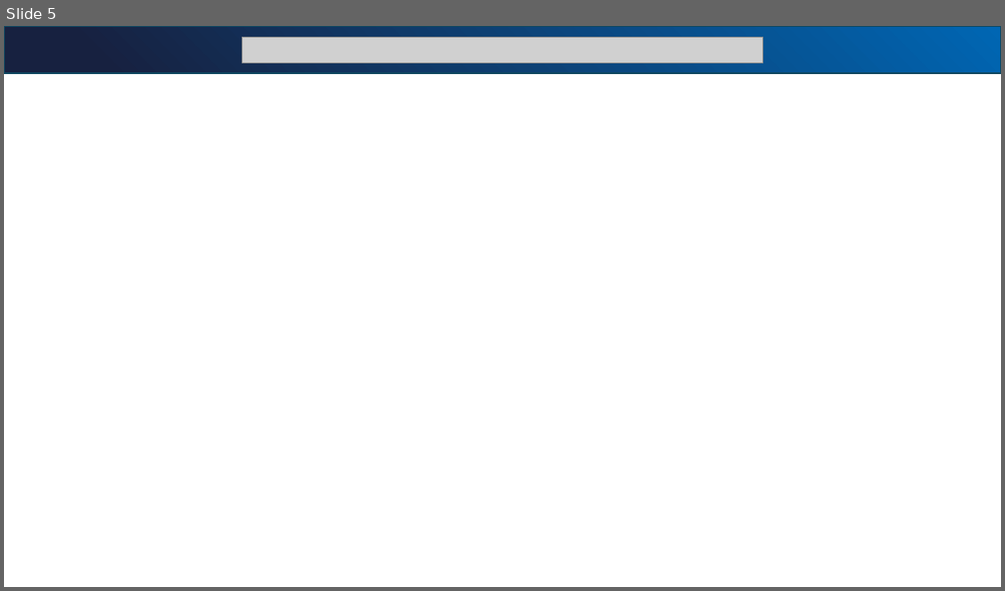
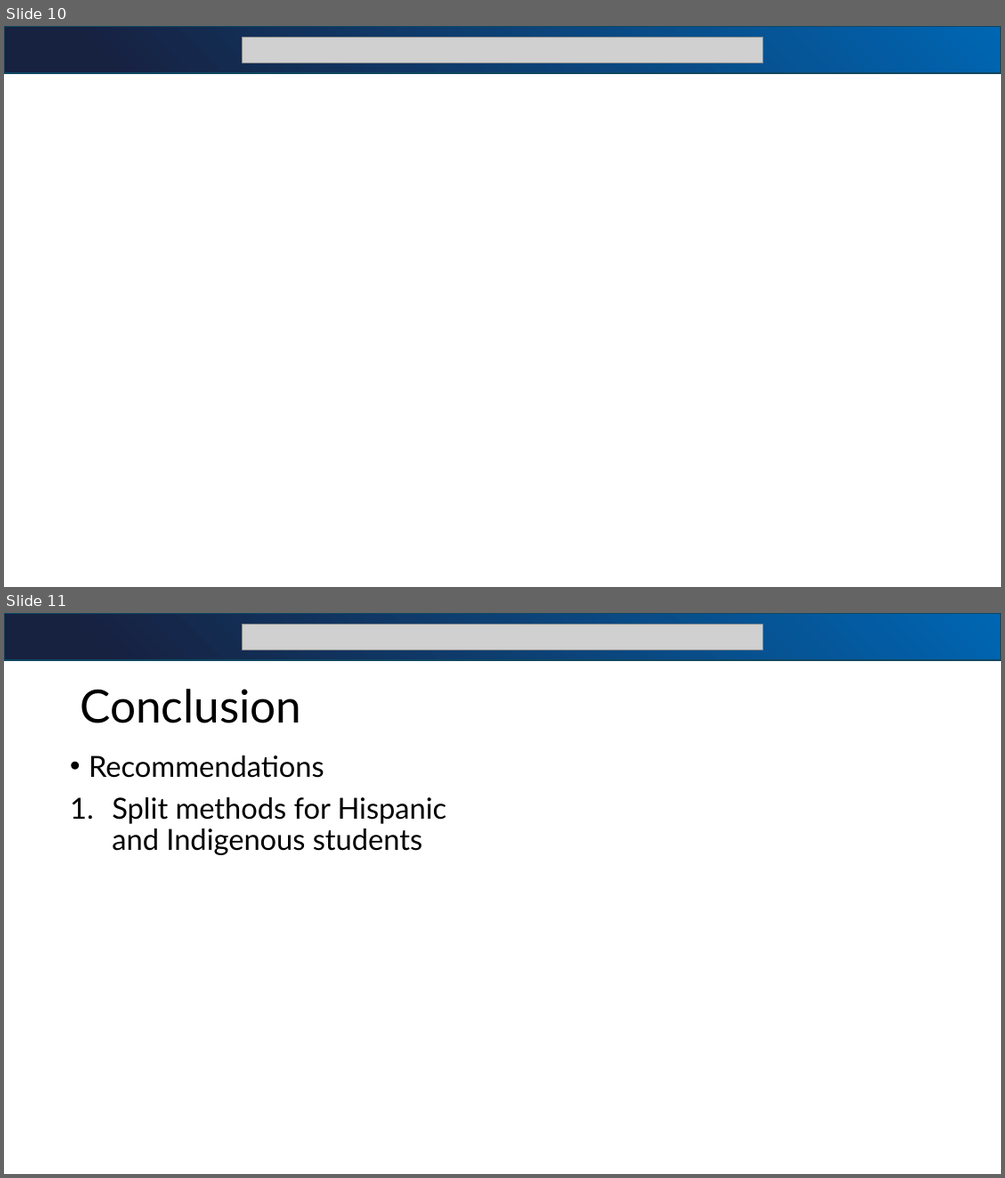
Before and after one commit to bjjefferies/bia_sr_sem_presentation, a slide deck: BIA_SEM_Presentation.pptx. Shown one above the other, each under a label of ours: slide 5 before the commit, slides 10 and 11 after it. The pictures are 1005x591 and 1005x1178 pixels, drawn with LibreOffice and Linux fonts; fonts in the diff are those of the drawing; grey boxes stand for pictures. Boxes give left, top, right and bottom in pixels: in the first picture for what was removed or moved away, otherwise in the second. Text is boxed around its words. In the diff, an @@ line names an element or a change of style, - is before the commit and + after.

```diff
--- a/BIA_SEM_Presentation.pptx
+++ b/BIA_SEM_Presentation.pptx
@@ slide 11 added at [4, 613, 1001, 1174], background #FFFFFF @@
@@ rectangle added at [4, 613, 1001, 660], fill gradient #172140 to #0066B3, outline #104760 1.5 pt @@
@@ picture added at [243, 624, 763, 649] @@
@@ title added at [80, 689, 301, 723], 44 pt, text #000000 @@
+Conclusion
@@ text added at [89, 755, 447, 855], 28 pt, text #000000 @@
+• Recommendations
+1. Split methods for Hispanic and Indigenous students
@@ what was slide 5 is now slide 10 @@
```
Also in this commit, not shown: 2 slides changed, 8 other slides added, 1 slide removed, 8 other files.
